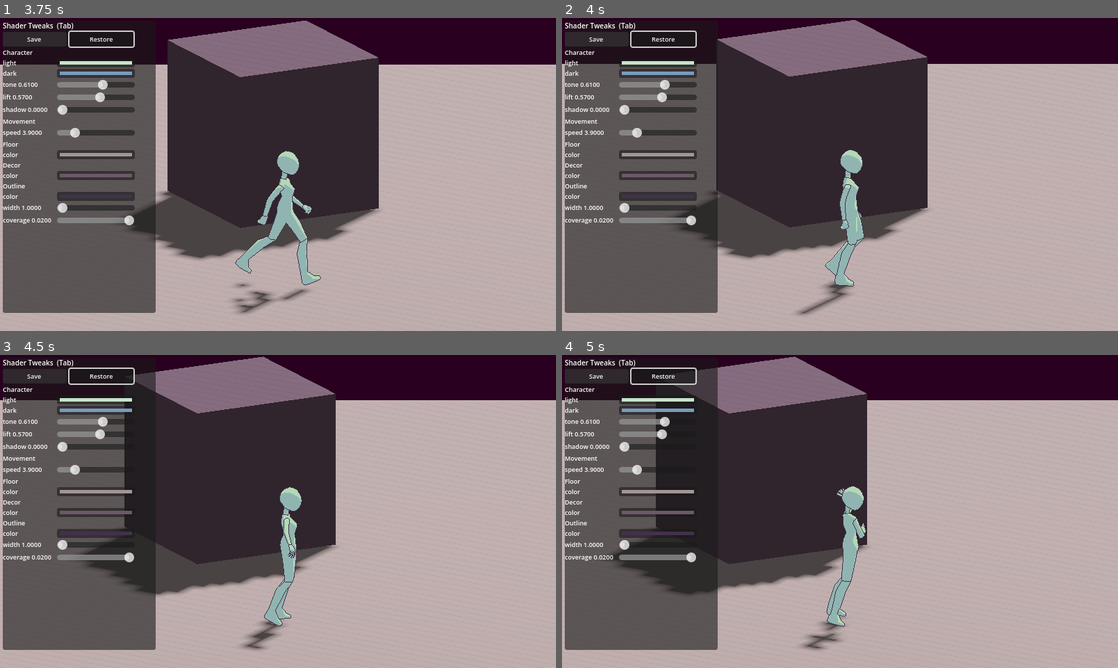
Above: before the commit, frames 1-4 (two rows, left to right).
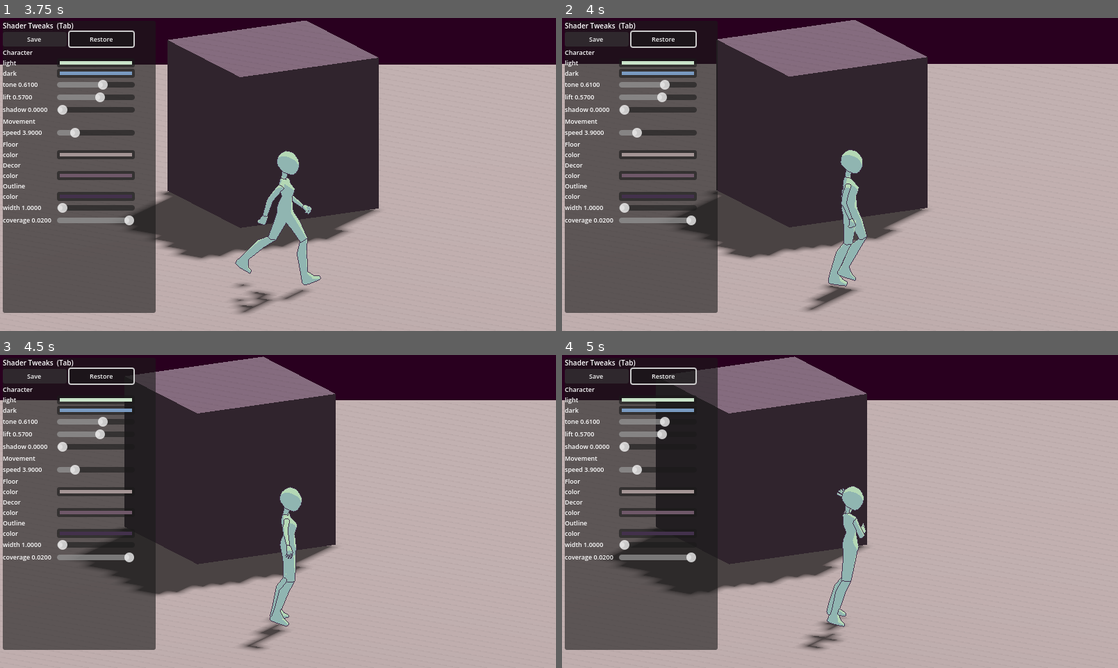
Above: after the commit, the same moments.

Repository: c13303/3d-learn-char
Game: Godot game, scene res://main.tscn
Same seed, same stepped clock (60 frames per second), same inputs: the game is played once before the commit and once after it.
Inputs:
- Up to frame 1 (3.75 s): click "Restore" at 0.5 s; click "Save" at 1.25 s; hold D 2.03-2.78 s; hold Q 2.03-2.78 s; hold S 2.78-3.53 s; tap Z at 2.85 s; hold D from 3.53 s (still down); tap Tab at 3.6 s
- Up to frame 2 (4 s): keep holding D
- Up to frame 3 (4.5 s): keep holding D; tap H at 4.35 s
- Up to frame 4 (5 s): keep holding D

Frame 1 is identical in both runs. In frame 2, 0.8% of the frame differs, in the area x 42-55%, y 42-95%; in frame 3, 0.5%; in frame 4, nothing differs.

Commit message:
EXCELLENT

Diff:
--- a/character/persal/fix_stickman.gd
+++ b/character/persal/fix_stickman.gd
@@ -1,5 +1,4 @@
-@tool
-extends EditorScript
+extends RefCounted
 
 const SOURCE_GLB_PATH := "res://character/persal/RIGGED_STICKMAN2_1.glb"
 const OUTPUT_SCENE_PATH := "res://character/rigged_stickman_2.tscn"
@@ -20,12 +19,8 @@
 
 const ANIMATION_FPS := 30.0
 const TRIM_END_FRAMES := {
-	&"walk": 10,
+	&"walk": 1,
 }
-
-func _run() -> void:
-	generate_stickman_scene()
-
 
 func generate_stickman_scene() -> void:
 	print("fix_stickman: loading source GLB ", SOURCE_GLB_PATH)
@@ -200,16 +195,22 @@
 func _refresh_editor_filesystem() -> void:
 	if not Engine.is_editor_hint():
 		return
-
-	var editor_interface := get_editor_interface()
+	if not Engine.has_singleton("EditorInterface"):
+		return
+
+	var editor_interface := Engine.get_singleton("EditorInterface")
 	if editor_interface == null:
 		return
-
-	var resource_filesystem := editor_interface.get_resource_filesystem()
+	if not editor_interface.has_method("get_resource_filesystem"):
+		return
+
+	var resource_filesystem: Object = editor_interface.call("get_resource_filesystem")
 	if resource_filesystem == null:
 		return
-
-	resource_filesystem.scan()
+	if not resource_filesystem.has_method("scan"):
+		return
+
+	resource_filesystem.call("scan")
 
 
 func _save_scene(scene_root: Node3D) -> void:
--- a/character/rigged_stickman_2.tscn
+++ b/character/rigged_stickman_2.tscn
@@ -1,7 +1,7 @@
-[gd_scene format=4 uid="uid://w6f68anq1fbf"]
-
-[ext_resource type="AnimationLibrary" uid="uid://0x3vdiejc518" path="res://character/animations/ANIMATIONSET.res" id="1_v6c62"]
-[ext_resource type="Texture2D" uid="uid://cihlc6ikghtc3" path="res://character/persal/RIGGED_STICKMAN2_1_RIGGED_STICKMAN2_Material.png" id="2_w6pag"]
+[gd_scene format=4]
+
+[ext_resource type="AnimationLibrary" path="res://character/animations/ANIMATIONSET.res" id="1_v6c62"]
+[ext_resource type="Texture2D" path="res://character/persal/RIGGED_STICKMAN2_1_RIGGED_STICKMAN2_Material.png" id="2_w6pag"]
 
 [sub_resource type="StandardMaterial3D" id="StandardMaterial3D_x6pbi"]
 resource_name = "Material.001"
@@ -695,5 +695,5 @@
 mesh = SubResource("ArrayMesh_c8uop")
 skin = SubResource("Skin_p6d08")
 
-[node name="AnimationPlayer" type="AnimationPlayer" parent="Armature" unique_id=1192906778]
+[node name="AnimationPlayer" type="AnimationPlayer" parent="Armature" unique_id=643806297]
 libraries/ = ExtResource("1_v6c62")
--- a/main.gd
+++ b/main.gd
@@ -1,5 +1,6 @@
 extends Node3D
 
+@export var rebuild_stickman := false
 @export var move_speed := 3.0
 @export var turn_speed := 10.0
 @export var animation_blend_time := 0.2
@@ -39,6 +40,8 @@
 
 
 func _ready() -> void:
+	if rebuild_stickman:
+		_run_fix_stickman()
 	_setup_character()
 	if not _has_character_controller_target():
 		set_process(false)
@@ -124,6 +127,18 @@
 	var target_position := character.global_position + camera_offset
 	var weight := 1.0 - exp(-camera_follow_speed * delta)
 	main_camera.global_position = main_camera.global_position.lerp(target_position, weight)
+
+
+func _run_fix_stickman() -> void:
+	var fix_script := load("res://character/persal/fix_stickman.gd")
+	if fix_script == null:
+		push_warning("rebuild_stickman: could not load fix_stickman.gd")
+		return
+	var fixer: Object = fix_script.new()
+	if fixer.has_method(&"generate_stickman_scene"):
+		fixer.generate_stickman_scene()
+	else:
+		push_warning("rebuild_stickman: fix_stickman.gd missing generate_stickman_scene()")
 
 
 func _setup_character() -> void:
--- a/main.tscn
+++ b/main.tscn
@@ -35,6 +35,7 @@
 
 [node name="Main" type="Node3D" unique_id=2120182466]
 script = ExtResource("1_w8eyr")
+rebuild_stickman = true
 character_scene = ExtResource("2_h2yge")
 
 [node name="WorldEnvironment" type="WorldEnvironment" parent="." unique_id=282526304]
Not shown: 1 places in main.tscn that only renumber resources
